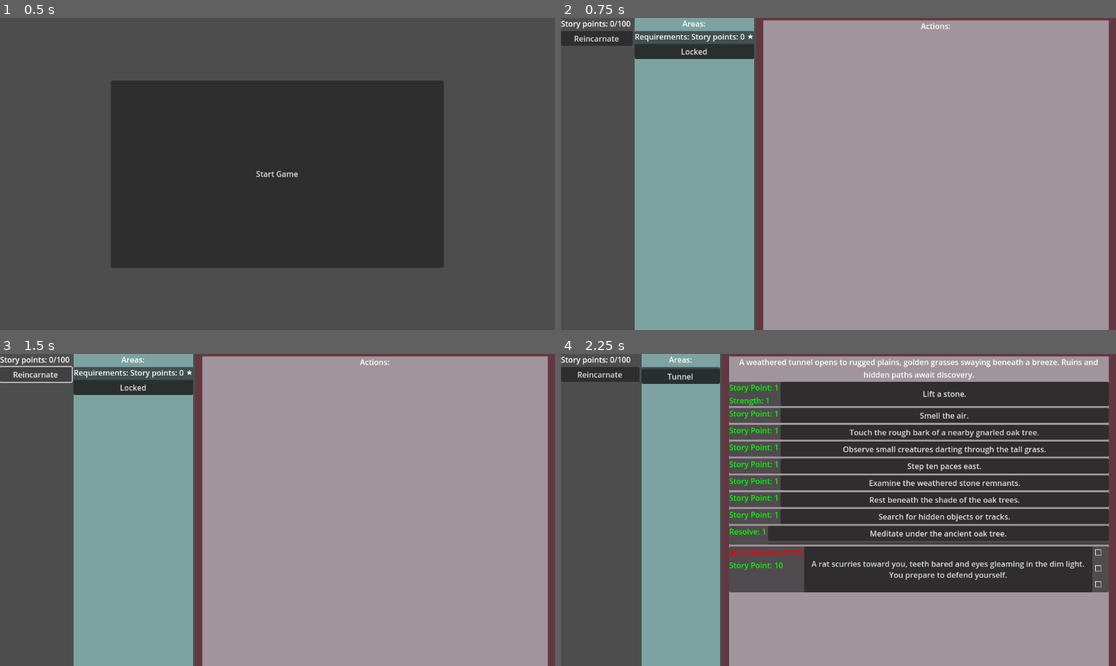
Above: before the commit, frames 1-4 (two rows, left to right).
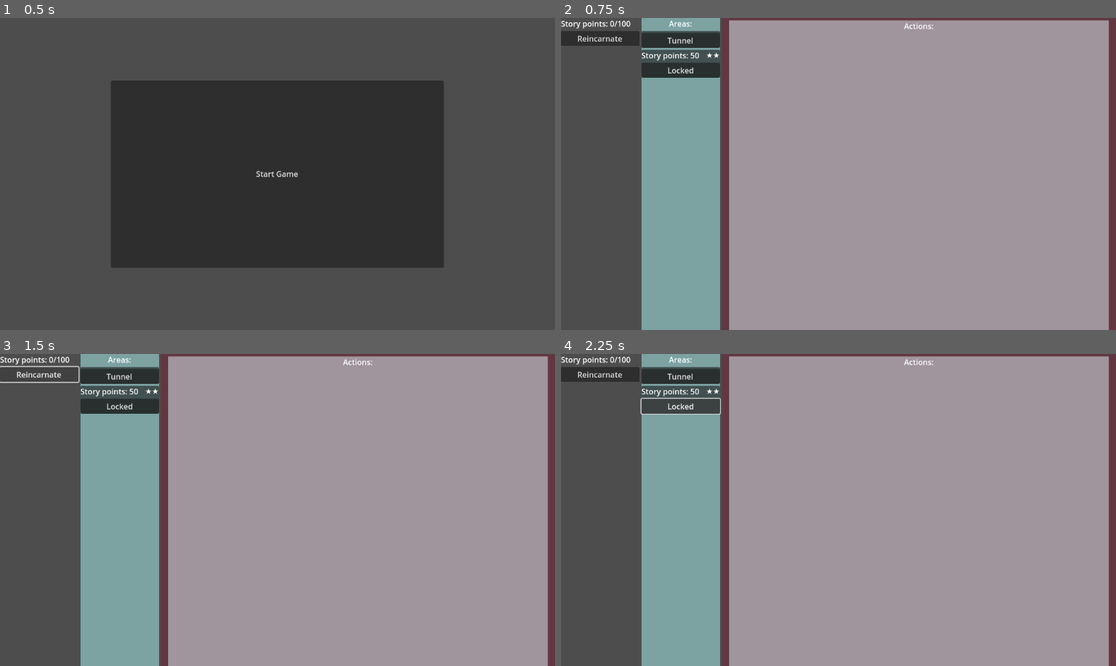
Above: after the commit, the same moments.

Repository: snipercup/Incremental-Chronicles
Game: Godot game, scene res://Scenes/main_menu.tscn
Same seed, same stepped clock (60 frames per second), same inputs: the game is played once before the commit and once after it.
Inputs:
- Up to frame 1 (0.5 s): no input
- Up to frame 2 (0.75 s): click "Start Game" at 0.5 s
- Up to frame 3 (1.5 s): click "Reincarnate" at 1.25 s
- Up to frame 4 (2.25 s): click "Locked" at 2 s

Frame 1 is identical in both runs. In frame 2, 11% of the frame differs, in the area x 2-71%, y 0-100%; in frame 3, 11%; in frame 4, 45%, in the area x 14-99%, y 1-77%.

Commit message:
Add road area

Diff:
--- a/Area_data/tunnel_area.json
+++ b/Area_data/0001_tunnel_area.json
@@ -5,7 +5,7 @@
 	{
 	  "action_type": "free",
 	  "rewards": {
-		"Story Point": 1.0,
+		"Story points": 5.0,
 		"Strength": 1.0
 	  },
 	  "story_text": "Lift a stone."
@@ -13,49 +13,49 @@
 	{
 	  "action_type": "free",
 	  "rewards": {
-		"Story Point": 1.0
+		"Story points": 3.0
 	  },
 	  "story_text": "Smell the air."
 	},
 	{
 	  "action_type": "free",
 	  "rewards": {
-		"Story Point": 1.0
+		"Story points": 3.0
 	  },
 	  "story_text": "Touch the rough bark of a nearby gnarled oak tree."
 	},
 	{
 	  "action_type": "free",
 	  "rewards": {
-		"Story Point": 1.0
+		"Story points": 4.0
 	  },
 	  "story_text": "Observe small creatures darting through the tall grass."
 	},
 	{
 	  "action_type": "free",
 	  "rewards": {
-		"Story Point": 1.0
+		"Story points": 4.0
 	  },
 	  "story_text": "Step ten paces east."
 	},
 	{
 	  "action_type": "free",
 	  "rewards": {
-		"Story Point": 1.0
+		"Story points": 4.0
 	  },
 	  "story_text": "Examine the weathered stone remnants."
 	},
 	{
 	  "action_type": "free",
 	  "rewards": {
-		"Story Point": 1.0
+		"Story points": 4.0
 	  },
 	  "story_text": "Rest beneath the shade of the oak trees."
 	},
 	{
 	  "action_type": "free",
 	  "rewards": {
-		"Story Point": 1.0
+		"Story points": 3.0
 	  },
 	  "story_text": "Search for hidden objects or tracks."
 	},
@@ -73,7 +73,7 @@
 		"Resolve": 1.0
 	  },
 	  "rewards": {
-		"Story Point": 10.0
+		"Story points": 15.0
 	  },
 	  "hidden_rewards": {
 		"hidden_rat_reward": 1.0
@@ -90,13 +90,10 @@
 		"hidden_rat_reward": 1.0
 	  },
 	  "rewards": {
-		"Story Point": 1.0
+		"Story points": 5.0
 	  },
 	  "story_text": "Examine the defeated rat."
 	}
   ],
-  "requirements": {
-	"Story points": 0.0
-  },
   "tier": 1.0
 }
--- /dev/null
+++ b/Area_data/0002_road_area.json
@@ -0,0 +1,63 @@
+{
+  "description": "A dusty road stretches ahead, disappearing into the horizon. Its destination is unknown, but the journey beckons.",
+  "name": "Road",
+  "story_actions": [
+	{
+	  "action_type": "free",
+	  "rewards": {
+		"Story Point": 1.0
+	  },
+	  "story_text": "Walk along the road."
+	},
+	{
+	  "action_type": "free",
+	  "rewards": {
+		"Story Point": 1.0
+	  },
+	  "story_text": "Avoid a pothole."
+	},
+	{
+	  "action_type": "free",
+	  "rewards": {
+		"Story Point": 1.0
+	  },
+	  "story_text": "Observe the side of the road."
+	},
+	{
+	  "action_type": "free",
+	  "rewards": {
+		"Story Point": 1.0
+	  },
+	  "story_text": "Enjoy the weather."
+	},
+	{
+	  "action_type": "free",
+	  "rewards": {
+		"Story Point": 1.0
+	  },
+	  "story_text": "Look ahead toward the horizon."
+	},
+	{
+	  "action_type": "loop",
+	  "cooldown": 2.0,
+	  "hidden_rewards": {
+		"Miles": 1.0
+	  },
+	  "story_text": "Keep walking down the road."
+	},
+	{
+	  "action_type": "free",
+	  "appear_requirements": {
+		"Miles": 10.0
+	  },
+	  "rewards": {
+		"Story Point": 25.0
+	  },
+	  "story_text": "A village appears in the distance — small homes and the sound of voices greet you. You've reached the end of the road."
+	}
+  ],
+  "requirements": {
+	"Story points": 50.0
+  },
+  "tier": 2.0
+}
--- a/Scenes/action/story_action_free_ui.tscn
+++ b/Scenes/action/story_action_free_ui.tscn
@@ -11,4 +11,5 @@
 size_flags_horizontal = 3
 size_flags_vertical = 3
 text = "My action"
+autowrap_mode = 3
 script = ExtResource("1_ppawa")
--- a/Scripts/storyaction/ui/story_action_loop_ui.gd
+++ b/Scripts/storyaction/ui/story_action_loop_ui.gd
@@ -53,6 +53,8 @@
 	return get_helper().get_resource_manager()
 
 func is_at_capacity() -> bool:
+	if story_action.rewards.is_empty():
+		return false
 	return get_resource_manager().are_all_at_capacity(story_action.rewards)
 
 # Interrupt the loop if the active action changes
--- a/Scripts/storyarea/story_area.gd
+++ b/Scripts/storyarea/story_area.gd
@@ -56,7 +56,6 @@
 			var new_action: StoryAction = create_action(action_data)
 			new_action.area = self
 			story_actions.append(new_action)
-
 	SignalBroker.action_removed.connect(remove_story_action)
 
 # Setters and Getters
@@ -90,7 +89,6 @@
 
 func get_description() -> String:
 	return description
-
 
 # Setters and Getters
 func set_requirements(value: Dictionary) -> void:
--- a/Scripts/storyarea/story_area_ui.gd
+++ b/Scripts/storyarea/story_area_ui.gd
@@ -45,7 +45,7 @@
 			requirements_text.append("%s: %d" % [key, requirements[key]])
 
 		# Update controls based on story area properties
-		set_story_point_requirement_label("Requirements: %s" % ", ".join(requirements_text))
+		set_story_point_requirement_label("%s" % ", ".join(requirements_text))
 		set_stars_label("★".repeat(story_area.get_tier()))
 		set_area_button_text(story_area.get_name())
 
